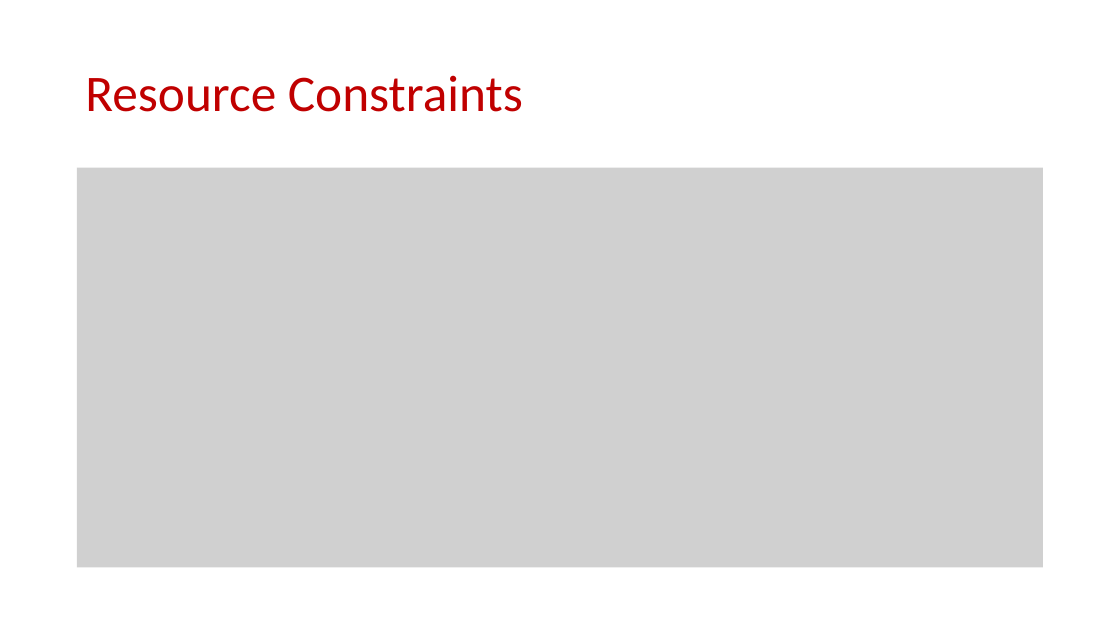
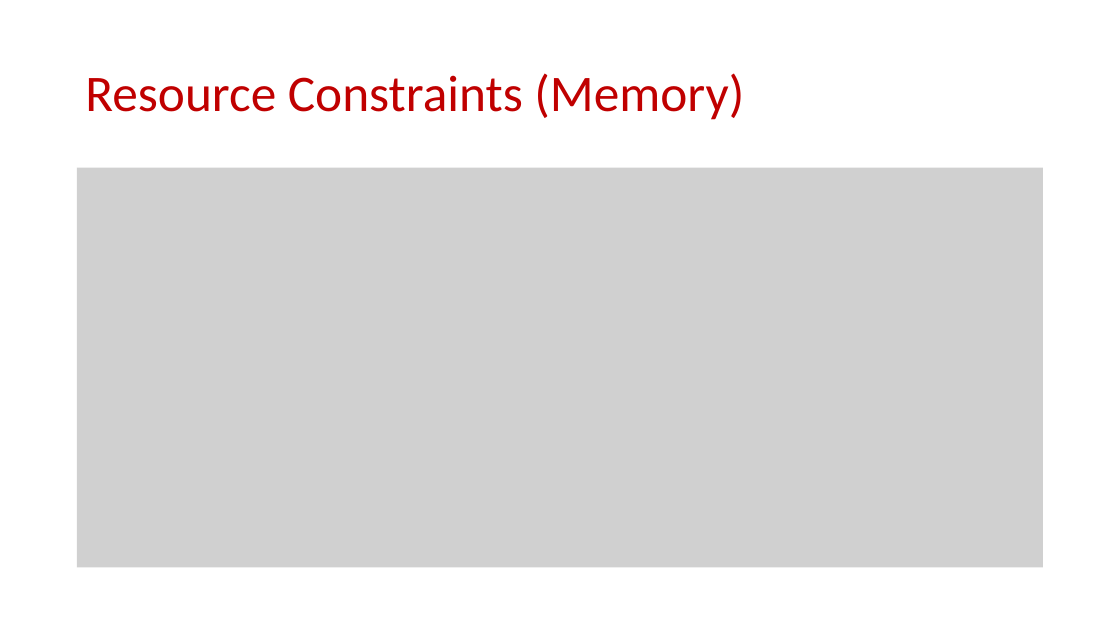
Before and after one commit to samsonzhou/samsonzhou.github.io, a slide deck: slide 13 of other-talks/SODA 2026.pptx. Drawn at 1120x630 pixels with LibreOffice and Linux fonts; fonts in the diff are those of the drawing; grey boxes stand for pictures. Boxes give left, top, right and bottom in pixels: in the first picture for what was removed or moved away, otherwise in the second. Text is boxed around its words. In the diff, an @@ line names an element or a change of style, - is before the commit and + after.

```diff
--- a/other-talks/SODA 2026.pptx
+++ b/other-talks/SODA 2026.pptx
@@ title at [85,73,744,120]: text changed @@
-Resource Constraints
+Resource Constraints (Memory)
```
Also in this commit, not shown: 10 other slides changed, 1 slide added.
